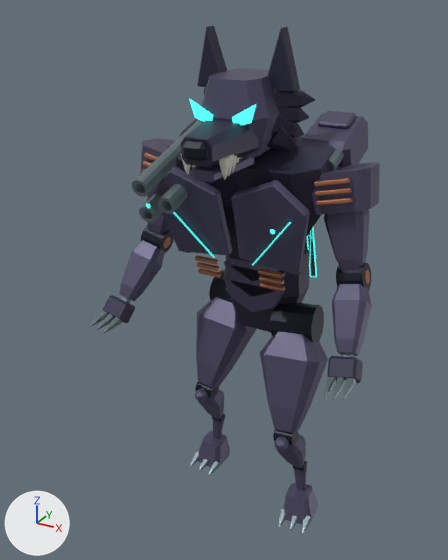
Before and after pictures for a commit that changed the glTF model public/assets/models/reference/m05.glb.
Camera for both pictures: a camera (50 mm lens) standing at (2.79, -6.11, 5.81) and looking at (-0.05, -0.95, 3.23). The lights are fixed; the arrows at lower left show +X, +Y and +Z. The older version comes first. Both versions are drawn at frame 13 of the action 'light'; the numbers are the values there.

The first picture shows 'Export_chest_armor', 'Export_chest_shade', 'Export_elbow_l_armor', 'Export_elbow_r_armor', 'Export_gun_recoil_steel', 'Export_head_armor', 'Export_head_shade', 'Export_heavy_recoil_armor', 'Export_hip_l_armor', 'Export_hip_r_armor', 'Export_hips_armor', 'Export_shoulder_l_armor' and 38 more.
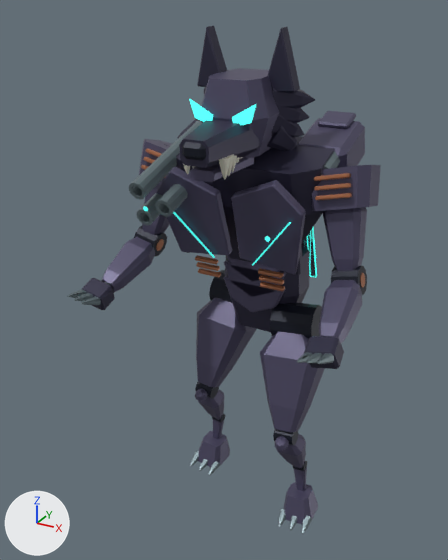
Not drawn themselves, but carrying or shaping drawn objects: ob_gun_recoil, ob_heavy_recoil, ob_shoulder_l, ob_elbow_l, ob_shoulder_r, ob_elbow_r.

Changed parts and their boxes [x1, y1, x2, y2] in the pictures (448 x 560 px):
'Export_shoulder_l_armor', turned: before [312, 162, 380, 271]; after [312, 165, 381, 271]
'Export_elbow_l_armor', turned: before [332, 284, 372, 356]; after [319, 280, 363, 344]
'Export_elbow_r_armor', turned: before [119, 241, 165, 301]; after [101, 237, 155, 293]
'Export_gun_recoil_steel', moved: before [132, 120, 202, 223]; after [129, 121, 202, 225]
'Export_heavy_recoil_armor', moved: before [302, 113, 368, 167]; after [298, 118, 365, 168]
'Export_wrist_l_shade', turned: before [327, 356, 363, 383]; after [304, 336, 344, 369]
'Export_shoulder_r_armor', turned: before [140, 138, 175, 235]; after [139, 139, 172, 235]
'Export_shoulder_l_brass', turned: before [314, 178, 353, 206]; after [314, 173, 352, 200]
'Export_wrist_r_shade', turned: before [103, 295, 135, 323]; after [82, 278, 115, 310]
'Export_wrist_l_steel', turned: before [324, 377, 356, 400]; after [297, 352, 334, 364]
'Export_elbow_l_dark', turned: before [336, 263, 371, 290]; after [331, 266, 367, 295]
'Export_wrist_r_steel', turned: before [90, 311, 122, 333]; after [67, 289, 101, 305]
'Export_elbow_r_dark', turned: before [141, 225, 174, 254]; after [134, 225, 167, 256]
'Export_heavy_recoil_steel', moved (mostly hidden): before [328, 145, 344, 171]; after [324, 151, 340, 169]
'Export_shoulder_r_brass', turned: before [141, 153, 158, 173]; after [141, 149, 161, 170]
'Export_elbow_r_brass', turned: before [163, 237, 171, 248]; after [156, 239, 164, 251]
'Export_elbow_l_brass', turned: before [365, 270, 370, 284]; after [360, 273, 365, 287]
'Export_gun_recoil_shade', moved (mostly hidden): before [180, 119, 198, 136]; after [177, 119, 200, 138]
'Export_heavy_muzzle_glow', moved: before [270, 229, 275, 234]; after [265, 236, 270, 242]
'Export_elbow_l_steel', turned (not visible afterwards): before [342, 353, 354, 357]
'Export_elbow_r_steel', turned (not visible afterwards): before [121, 296, 131, 304]
'Export_light_muzzle_glow', moved: before [146, 204, 151, 208]; after [143, 207, 148, 211]

What changed in the scene script:
```text
Change ob_gun_recoil:
    ob_gun_recoil.location: (0.0, 0.16, 0.0) -> (0.0, 0.11, 0.0)
Change ob_heavy_recoil:
    ob_heavy_recoil.location: (0.0, 0.199, 0.0) -> (0.0, 0.0898, 0.0)
Change ob_shoulder_l:
    ob_shoulder_l.rotation_euler: (-0.388, -0.204, 0.0828) -> (-0.55, -0.204, 0.0828)  # degrees (-22, -12, 4.7) -> degrees (-32, -12, 4.7)
Change ob_elbow_l:
    ob_elbow_l.rotation_euler: (-0.58, 0.0, 0.0) -> (-0.919, 0.0, 0.0)  # degrees (-33, 0, 0) -> degrees (-53, 0, 0)
Change ob_shoulder_r:
    ob_shoulder_r.rotation_euler: (-0.388, 0.204, -0.0828) -> (-0.55, 0.204, -0.0828)  # degrees (-22, 12, -4.7) -> degrees (-32, 12, -4.7)
Change ob_elbow_r:
    ob_elbow_r.rotation_euler: (-0.58, 0.0, 0.0) -> (-0.919, 0.0, 0.0)  # degrees (-33, 0, 0) -> degrees (-53, 0, 0)
```
